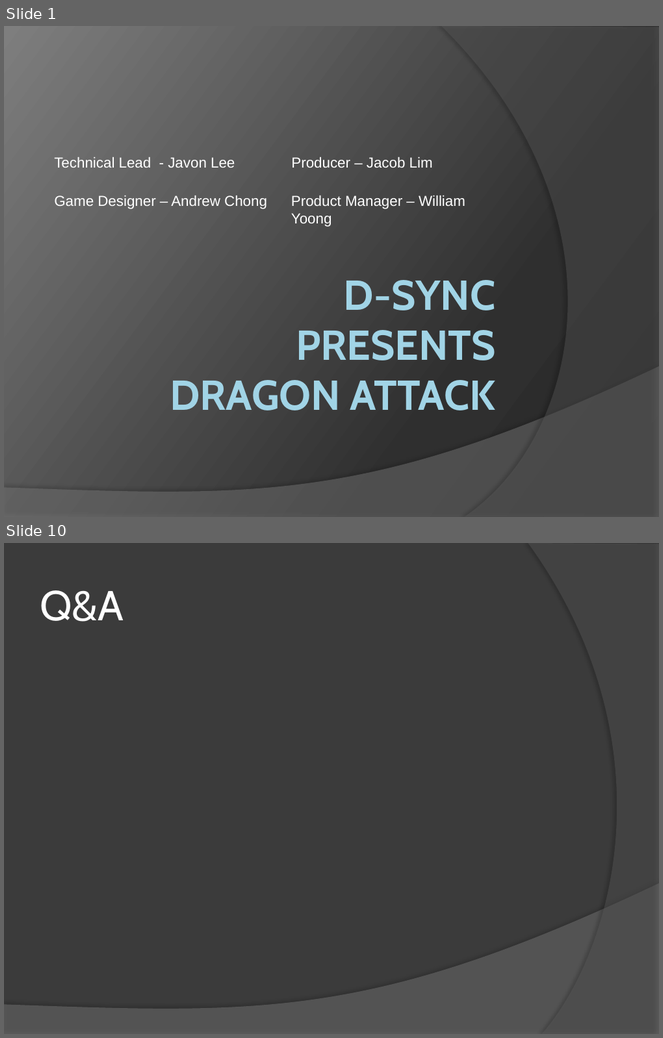
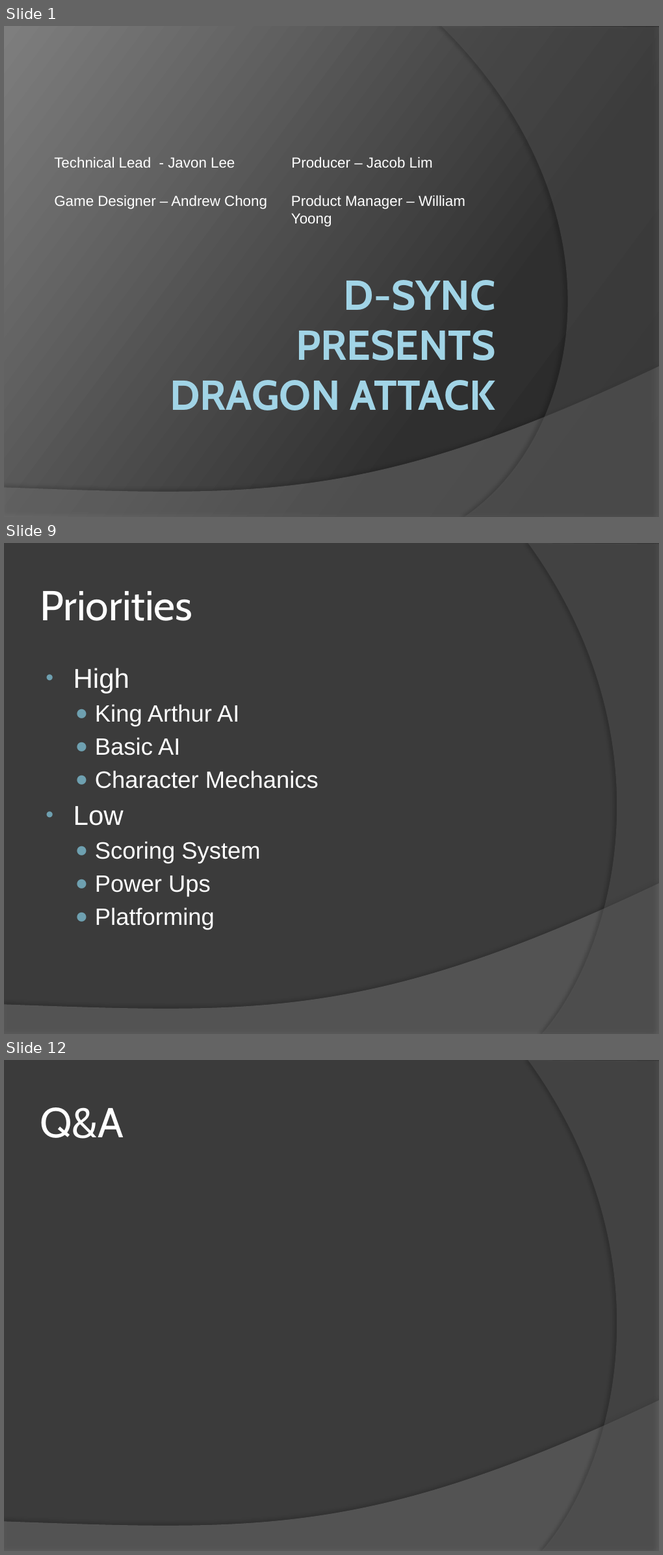
Before and after one commit to everescent/drqst, a slide deck: Pre-Production/D-Sync.pptx. Shown one above the other, each under a label of ours: slides 1 and 10 before the commit, slides 1, 9 and 12 after it; the slides between them are not shown. The pictures are 663x1038 and 663x1555 pixels, drawn with LibreOffice and Linux fonts; fonts in the diff are those of the drawing. Boxes give left, top, right and bottom in pixels: in the first picture for what was removed or moved away, otherwise in the second. Text is boxed around its words. In the diff, an @@ line names an element or a change of style, - is before the commit and + after.

```diff
--- a/Pre-Production/D-Sync.pptx
+++ b/Pre-Production/D-Sync.pptx
@@ slide 9 added at [4, 543, 659, 1034], background #3B3B3B; not listed: 2 template elements that a slide beside it also shows @@
@@ title added at [40, 591, 192, 621], 46 pt, text #FFFFFF @@
+Priorities
@@ text added at [74, 668, 319, 930], 26 pt, text #FFFFFF @@
+• High
+  ● King Arthur AI
+  ● Basic AI
+  ● Character Mechanics
+• Low
+  ● Scoring System
+  ● Power Ups
+  ● Platforming
@@ what was slide 10 is now slide 12 @@
```
Also in this commit, not shown: 7 slides changed, 2 other slides added, 1 slide removed.
